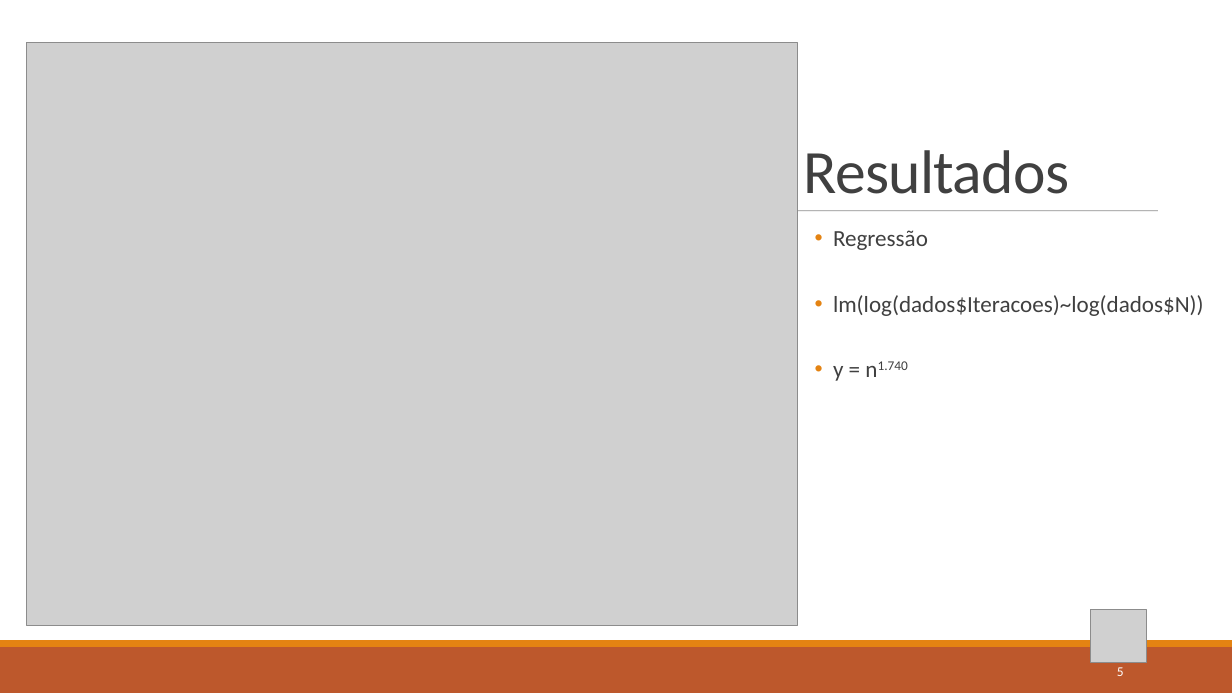
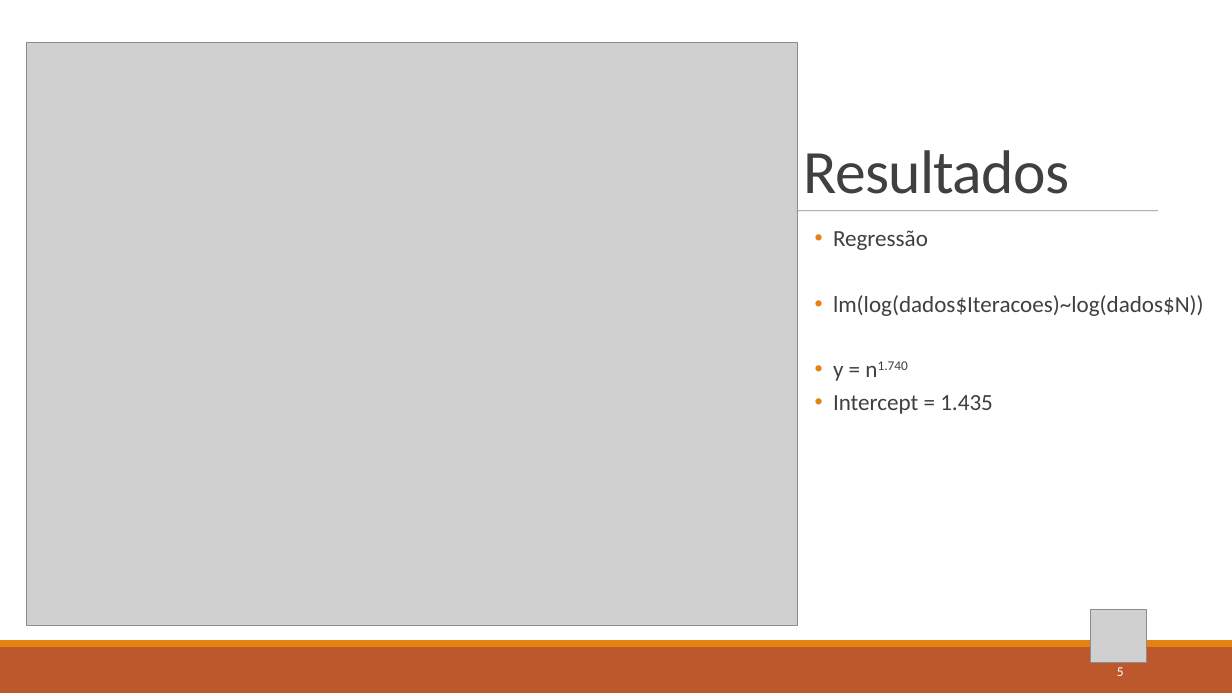
Before and after one commit to BeholderDEV/discretequeensproblem, a slide deck: slide 5 of N-Queens Problem Complexidade.pptx. Drawn at 1232x693 pixels with LibreOffice and Linux fonts; fonts in the diff are those of the drawing; grey boxes stand for pictures. Boxes give left, top, right and bottom in pixels: in the first picture for what was removed or moved away, otherwise in the second. Text is boxed around its words. In the diff, an @@ line names an element or a change of style, - is before the commit and + after.

```diff
--- a/N-Queens Problem Complexidade.pptx
+++ b/N-Queens Problem Complexidade.pptx
@@ text at [833, 395, 993, 414]: paragraph added @@
+  • Intercept = 1.435
```
Also in this commit, not shown: 3 other slides changed, 3 slides added, 5 other files.
